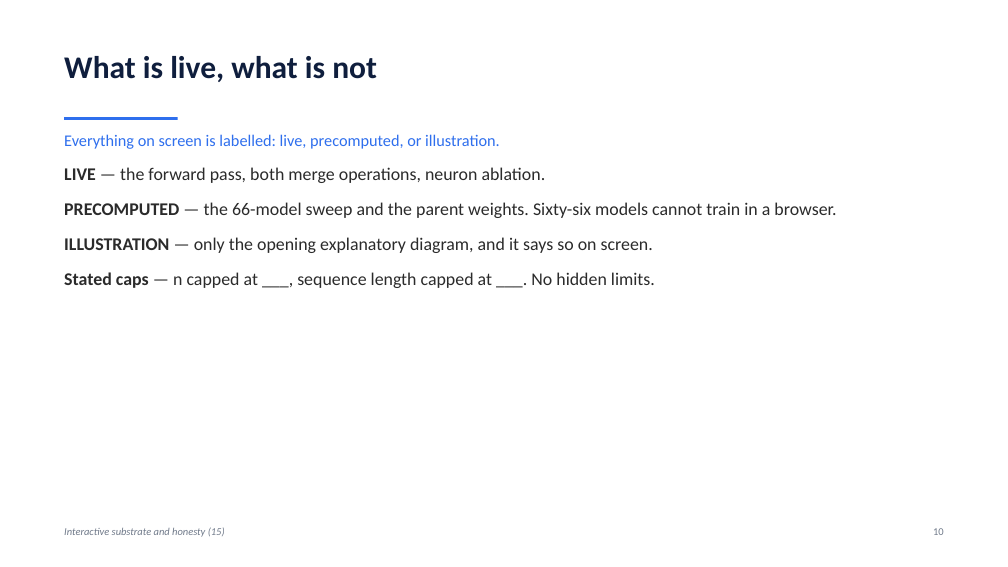
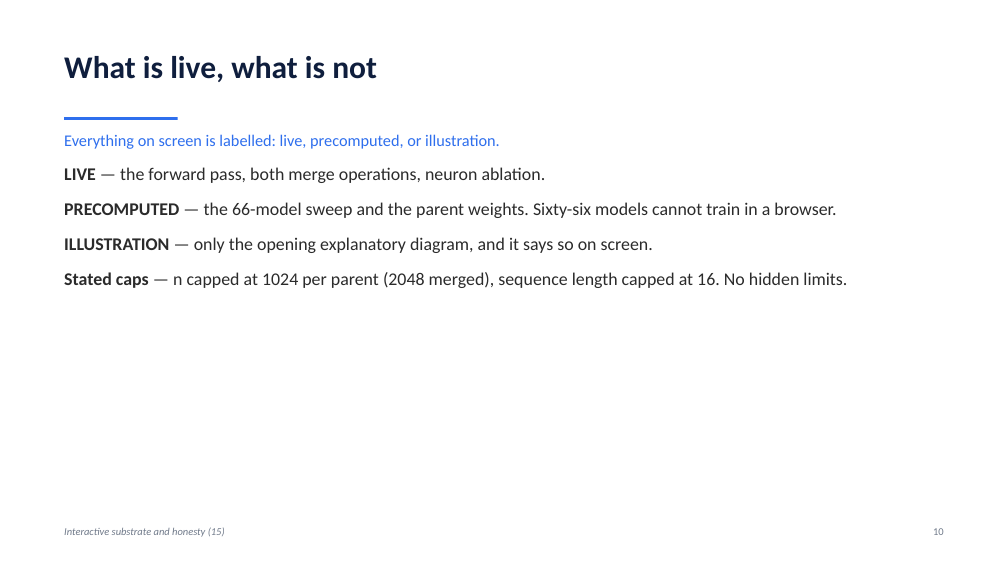
Before and after one commit to Koustav-github/KDAG-Dataforge, a slide deck: slide 10 of docs/Model_Surgery_Deck.pptx. Drawn at 1008x567 pixels with LibreOffice and Linux fonts; fonts in the diff are those of the drawing. Boxes give left, top, right and bottom in pixels: in the first picture for what was removed or moved away, otherwise in the second. Text is boxed around its words. In the diff, an @@ line names an element or a change of style, - is before the commit and + after.

```diff
--- a/docs/Model_Surgery_Deck.pptx
+++ b/docs/Model_Surgery_Deck.pptx
@@ text at bbox=[64, 272, 847, 288]: text changed @@
-Stated caps — n capped at ___, sequence length capped at ___. No hidden limits.
+Stated caps — n capped at 1024 per parent (2048 merged), sequence length capped at 16. No hidden limits.
```
Also in this commit, not shown: 6 other slides changed, 2 slides added, 2 slides removed, 6 other files.
